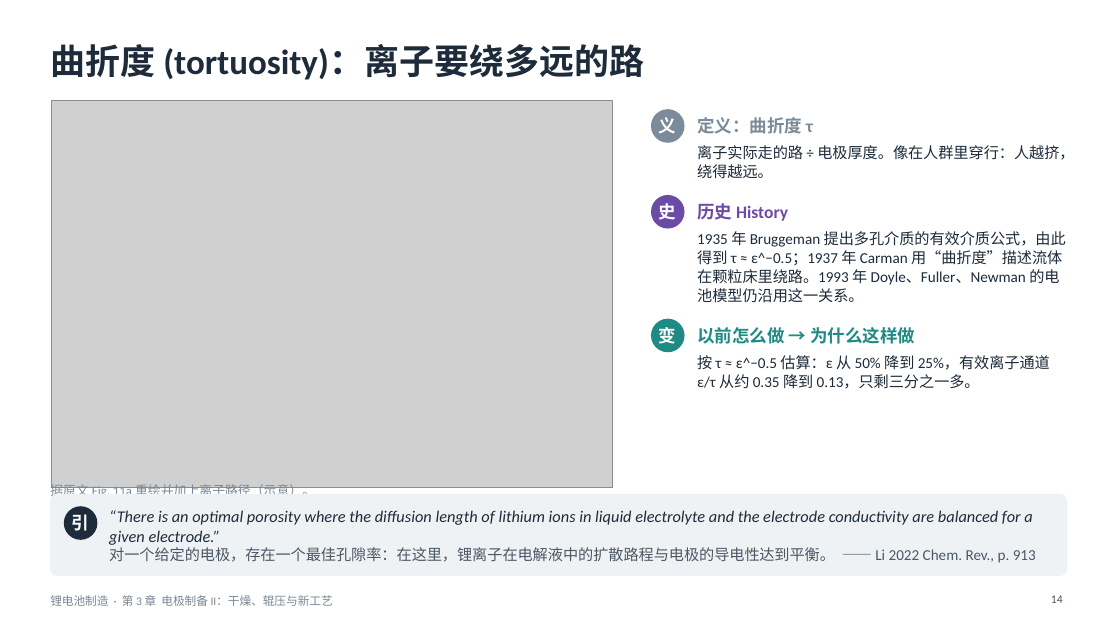
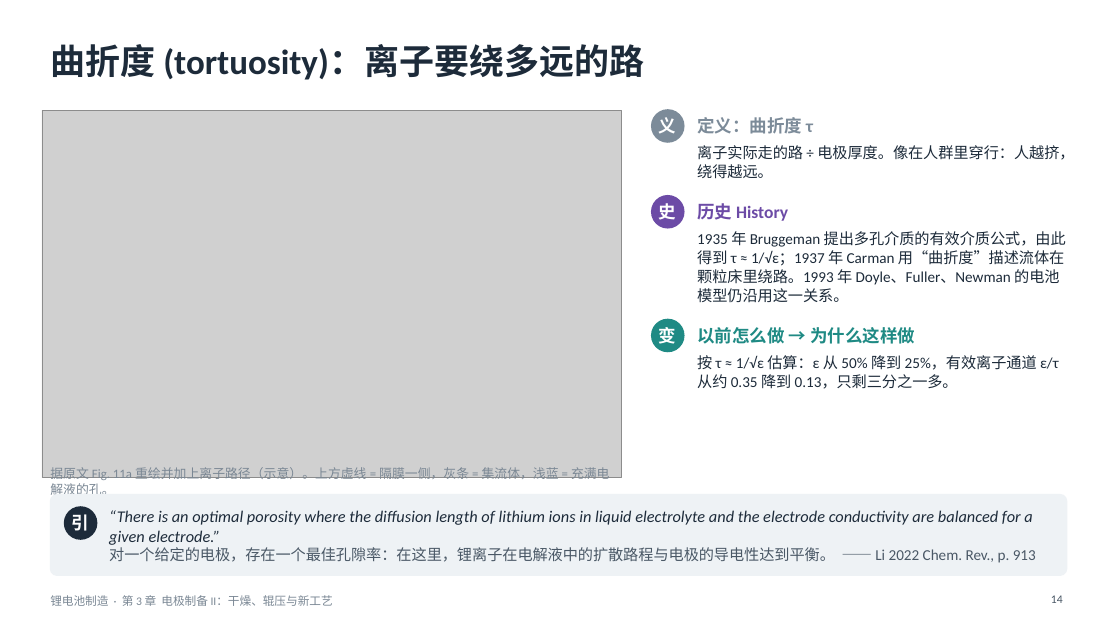
Before and after one commit to zhaoyuw44-lang/Trash, a slide deck: slide 14 of slides/decks/batmfg/batmfg_ch3.pptx. Drawn at 1120x630 pixels with LibreOffice and Linux fonts; fonts in the diff are those of the drawing; grey boxes stand for pictures. Boxes give left, top, right and bottom in pixels: in the first picture for what was removed or moved away, otherwise in the second. Text is boxed around its words. In the diff, an @@ line names an element or a change of style, - is before the commit and + after.

```diff
--- a/slides/decks/batmfg/batmfg_ch3.pptx
+++ b/slides/decks/batmfg/batmfg_ch3.pptx
@@ picture: place and size @@
-picture at [51, 101, 613, 487]
+picture at [42, 110, 622, 478]
@@ text at [697, 231, 1066, 302]: text changed @@
-1935 年 Bruggeman 提出多孔介质的有效介质公式，由此得到 τ ≈ ε^−0.5；1937 年 Carman 用“曲折度”描述流体在颗粒床里绕路。1993 年 Doyle、Fuller、Newman 的电池模型仍沿用这一关系。
+1935 年 Bruggeman 提出多孔介质的有效介质公式，由此得到 τ ≈ 1/√ε；1937 年 Carman 用“曲折度”描述流体在颗粒床里绕路。1993 年 Doyle、Fuller、Newman 的电池模型仍沿用这一关系。
@@ text at [697, 355, 1059, 389]: text changed @@
-按 τ ≈ ε^−0.5 估算：ε 从 50% 降到 25%，有效离子通道 ε/τ 从约 0.35 降到 0.13，只剩三分之一多。
+按 τ ≈ 1/√ε 估算：ε 从 50% 降到 25%，有效离子通道 ε/τ 从约 0.35 降到 0.13，只剩三分之一多。
@@ text at [50, 467, 610, 495]: text changed @@
-据原文 Fig. 11a 重绘并加上离子路径（示意）。
+据原文 Fig. 11a 重绘并加上离子路径（示意）。上方虚线 = 隔膜一侧，灰条 = 集流体，浅蓝 = 充满电解液的孔。
```
Also in this commit, not shown: 5 other slides changed, 9 other files.
